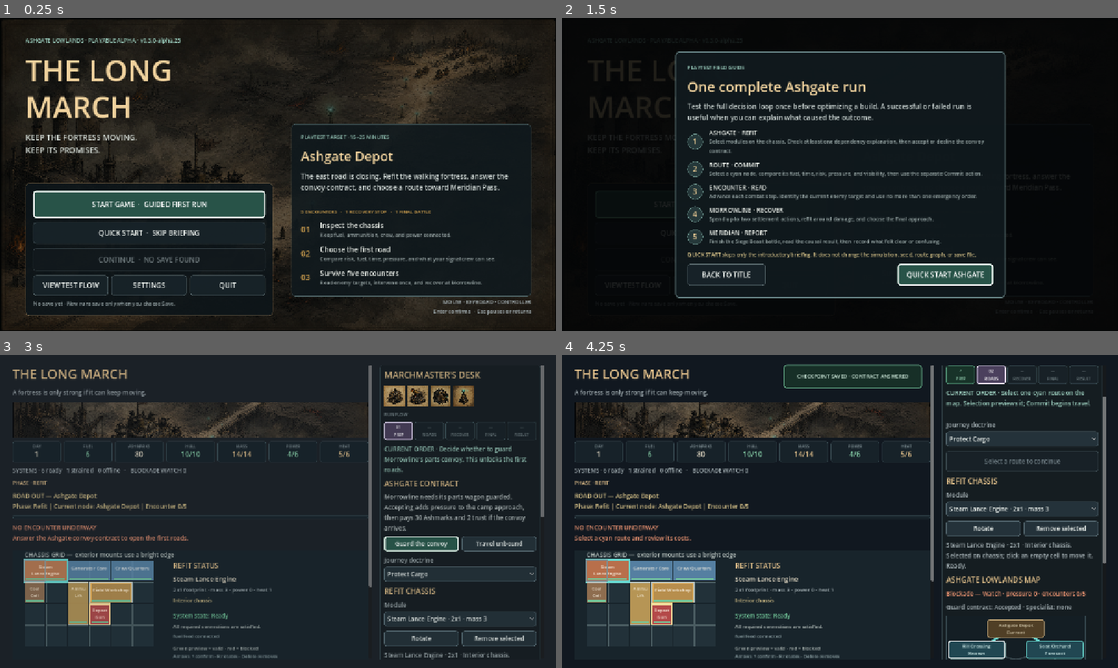
Above: before the commit, frames 1-4 (two rows, left to right).
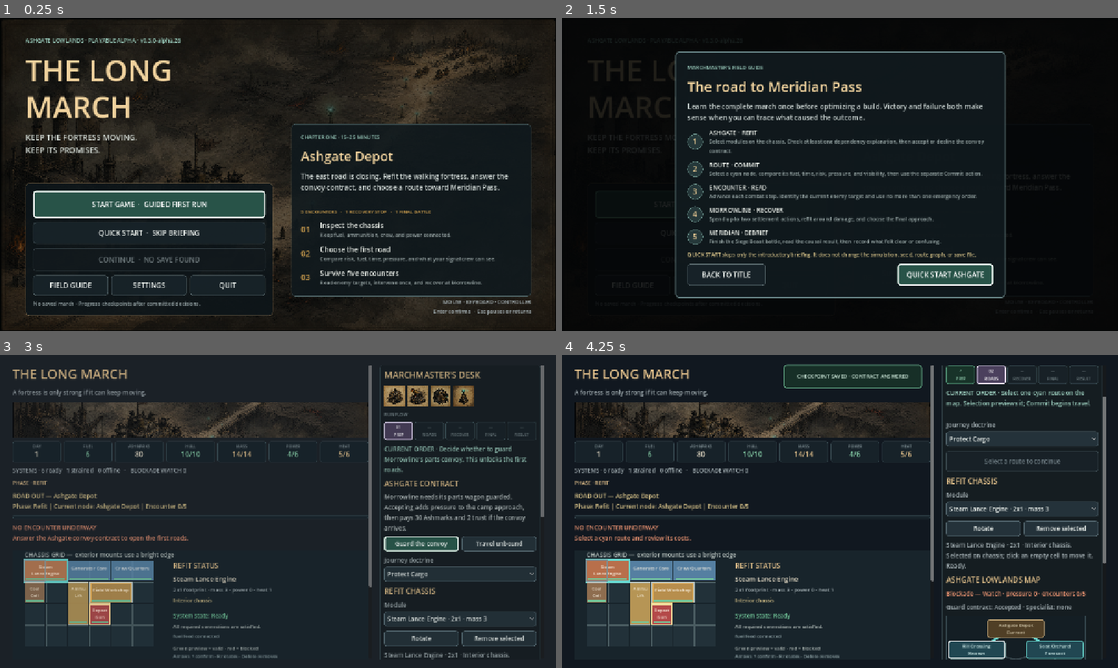
Above: after the commit, the same moments.

Repository: raphaelroshan/the-long-march
Game: Godot game, scene res://scenes/App.tscn
The game is run twice, just before and just after one commit, with the same random seed, the same clock (stepped at 60 frames per second) and the same inputs.
Inputs:
- Up to frame 1 (0.25 s): no input
- Up to frame 2 (1.5 s): click "VIEW TEST FLOW" (after the commit: "FIELD GUIDE") at 0.5 s; click "START GAME · GUIDED FIRST RUN" at 1.25 s
- Up to frame 3 (3 s): click "START GAME · GUIDED FIRST RUN" at 2 s; click "QUICK START ASHGATE" at 2.75 s
- Up to frame 4 (4.25 s): click "Guard the convoy" at 3.5 s

The runs differ from the first frame. In frame 1, 0.5% of the frame differs, in the area x 7-70%, y 6-93%; in frame 2, 1.8%, in the area x 22-76%, y 15-70%; in frame 3, less than 0.1%; in frame 4, less than 0.1%.

Commit message:
Polish title screen language

Diff:
--- a/project.godot
+++ b/project.godot
@@ -4,7 +4,7 @@
 
 [application]
 config/name="The Long March"
-config/version="0.3.0-alpha.25"
+config/version="0.3.0-alpha.26"
 run/main_scene="res://scenes/App.tscn"
 config/features=PackedStringArray("4.4", "GL Compatibility")
 
--- a/src/ui/app.gd
+++ b/src/ui/app.gd
@@ -193,7 +193,7 @@
 	actions.add_child(utility_actions)
 	guide_button = Button.new()
 	guide_button.name = "GuideButton"
-	guide_button.text = "VIEW TEST FLOW"
+	guide_button.text = "FIELD GUIDE"
 	guide_button.custom_minimum_size = Vector2(0, 44)
 	guide_button.size_flags_horizontal = Control.SIZE_EXPAND_FILL
 	guide_button.pressed.connect(_show_guide)
@@ -235,7 +235,7 @@
 	stage_panel.add_child(stage)
 
 	var stage_eyebrow := Label.new()
-	stage_eyebrow.text = "PLAYTEST TARGET · 15–25 MINUTES"
+	stage_eyebrow.text = "CHAPTER ONE · 15–25 MINUTES"
 	stage_eyebrow.add_theme_font_size_override("font_size", 12)
 	stage_eyebrow.add_theme_color_override("font_color", Color("#9fd2c2"))
 	stage.add_child(stage_eyebrow)
@@ -323,17 +323,17 @@
 	content.add_theme_constant_override("separation", 12)
 	panel.add_child(content)
 	var eyebrow := Label.new()
-	eyebrow.text = "PLAYTEST FIELD GUIDE"
+	eyebrow.text = "MARCHMASTER'S FIELD GUIDE"
 	eyebrow.add_theme_font_size_override("font_size", 12)
 	eyebrow.add_theme_color_override("font_color", Color("#9fd2c2"))
 	content.add_child(eyebrow)
 	var title := Label.new()
-	title.text = "One complete Ashgate run"
+	title.text = "The road to Meridian Pass"
 	title.add_theme_font_size_override("font_size", 32)
 	title.add_theme_color_override("font_color", Color("#f0d29d"))
 	content.add_child(title)
 	var intro := Label.new()
-	intro.text = "Test the full decision loop once before optimizing a build. A successful or failed run is useful when you can explain what caused the outcome."
+	intro.text = "Learn the complete march once before optimizing a build. Victory and failure both make sense when you can trace what caused the outcome."
 	intro.autowrap_mode = TextServer.AUTOWRAP_WORD_SMART
 	intro.custom_minimum_size = Vector2(690, 50)
 	intro.add_theme_color_override("font_color", Color("#c7d0ce"))
@@ -342,7 +342,7 @@
 	content.add_child(_flow_step("2", "ROUTE · COMMIT", "Select a cyan node, compare its fuel, time, risk, pressure, and visibility, then use the separate Commit action."))
 	content.add_child(_flow_step("3", "ENCOUNTER · READ", "Advance each combat step. Identify the current enemy target and use no more than one emergency order."))
 	content.add_child(_flow_step("4", "MORROWLINE · RECOVER", "Spend up to two settlement actions, refit around damage, and choose the final approach."))
-	content.add_child(_flow_step("5", "MERIDIAN · REPORT", "Finish the Siege Beast battle, read the causal result, then record what felt clear or confusing."))
+	content.add_child(_flow_step("5", "MERIDIAN · DEBRIEF", "Finish the Siege Beast battle, read the causal result, then record what felt clear or confusing."))
 	var note := Label.new()
 	note.text = "QUICK START skips only the introductory briefing. It does not change the simulation, seed, route graph, or save file."
 	note.autowrap_mode = TextServer.AUTOWRAP_WORD_SMART
@@ -688,6 +688,7 @@
 		pause_view.visible = true
 		pause_settings_button.grab_focus()
 	else:
+		_refresh_title_state()
 		settings_button.grab_focus()
 	settings_opened_from_pause = false
 
@@ -733,7 +734,7 @@
 	var has_valid_save := bool(save_info.get("valid", false))
 	continue_button.disabled = not has_valid_save
 	continue_button.text = "CONTINUE SAVED MARCH" if has_valid_save else ("CONTINUE  ·  SAVE UNAVAILABLE" if bool(save_info.get("exists", false)) else "CONTINUE  ·  NO SAVE FOUND")
-	save_status_label.text = String(save_info.get("summary", "No save yet · New runs save only when you choose Save."))
+	save_status_label.text = String(save_info.get("summary", _empty_save_summary()))
 	_clear_button_accent(start_button)
 	_clear_button_accent(continue_button)
 	_accent_button(continue_button if has_valid_save else start_button)
@@ -746,7 +747,7 @@
 
 func _saved_run_info() -> Dictionary:
 	if not FileAccess.file_exists(SAVE_PATH):
-		return {"exists": false, "valid": false, "summary": "No save yet · New runs save only when you choose Save."}
+		return {"exists": false, "valid": false, "summary": _empty_save_summary()}
 	var file := FileAccess.open(SAVE_PATH, FileAccess.READ)
 	if file == null:
 		return {"exists": true, "valid": false, "summary": "Save unavailable · The local file could not be opened. Start a new run to replace it."}
@@ -768,6 +769,9 @@
 	var location := String(parsed.get("current_location", "unknown road")).replace("_", " ").capitalize()
 	var phase := String(parsed.get("phase", "unknown")).replace("_", " ").capitalize()
 	return {"exists": true, "valid": true, "summary": "Saved · Day %d · %s · %s · %d/5" % [int(parsed.get("day", 1)), location, phase, int(parsed.get("campaign_encounters_completed", 0))]}
+
+func _empty_save_summary() -> String:
+	return "No saved march · Progress checkpoints after committed decisions." if autosave_enabled else "No saved march · Use Save March from the pause menu."
 
 func _start_new_game() -> void:
 	_request_new_game(true)
--- a/tests/test_app_shell.gd
+++ b/tests/test_app_shell.gd
@@ -32,6 +32,7 @@
 	_expect(app.title_build_label.text.contains(String(ProjectSettings.get_setting("application/config/version"))), "the title should expose the exact build version for playtest reports")
 	_expect(app.start_button.has_focus(), "Start Game should receive initial keyboard or controller focus")
 	_expect(app.continue_button.disabled, "Continue should explain that no local save exists")
+	_expect(app.guide_button.text == "FIELD GUIDE" and app.save_status_label.text.contains("checkpoints"), "the title should use player-facing guide and autosave language")
 	var invalid_save := FileAccess.open(SAVE_PATH, FileAccess.WRITE)
 	invalid_save.store_string("{not valid save data")
 	invalid_save.close()
@@ -58,7 +59,7 @@
 
 	app.guide_button.pressed.emit()
 	await process_frame
-	_expect(app.guide_view.visible, "View Test Flow should open the field guide without starting a run")
+	_expect(app.guide_view.visible, "Field Guide should open without starting a run")
 	_expect(app.guide_quick_start_button.has_focus(), "the field guide should focus its Quick Start action")
 	app.guide_close_button.pressed.emit()
 	await process_frame
Not shown, changed: export_presets.cfg
Not shown, changed: README.md
Not shown, changed: docs/decision_log.md
